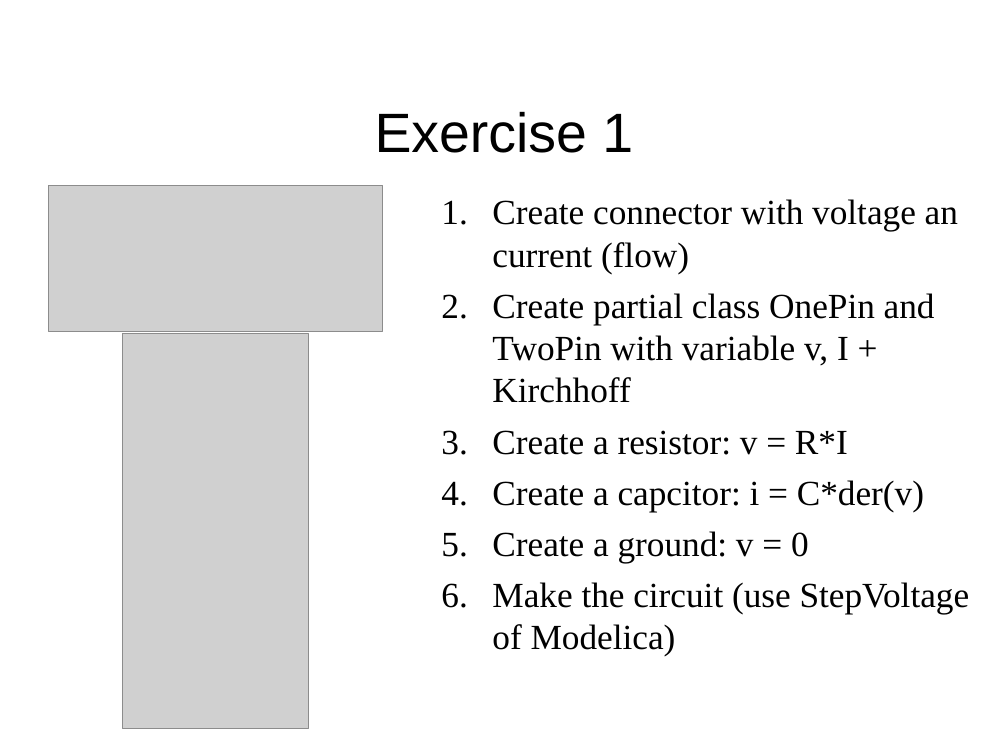
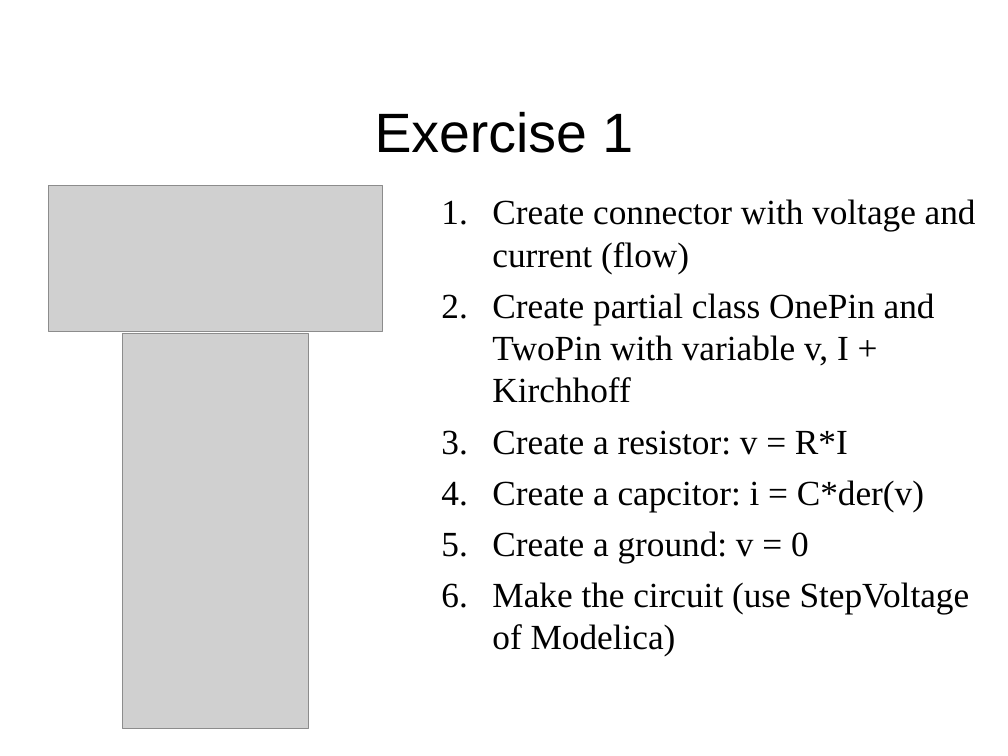
Before and after one commit to open-ideas/__CrashCourse__, a slide deck: slide 16 of Slides/CrashCourse_2013_shortVersion.ppt. Drawn at 1008x756 pixels with LibreOffice and Linux fonts; fonts in the diff are those of the drawing; grey boxes stand for pictures. Boxes give left, top, right and bottom in pixels: in the first picture for what was removed or moved away, otherwise in the second. Text is boxed around its words. In the diff, an @@ line names an element or a change of style, - is before the commit and + after.

```diff
--- a/Slides/CrashCourse_2013_shortVersion.ppt
+++ b/Slides/CrashCourse_2013_shortVersion.ppt
@@ text at <box>492,199,976,274</box>: text changed @@
-1. Create connector with voltage an current (flow)
+1. Create connector with voltage and current (flow)
```
Also in this commit, not shown: 2 other files.
